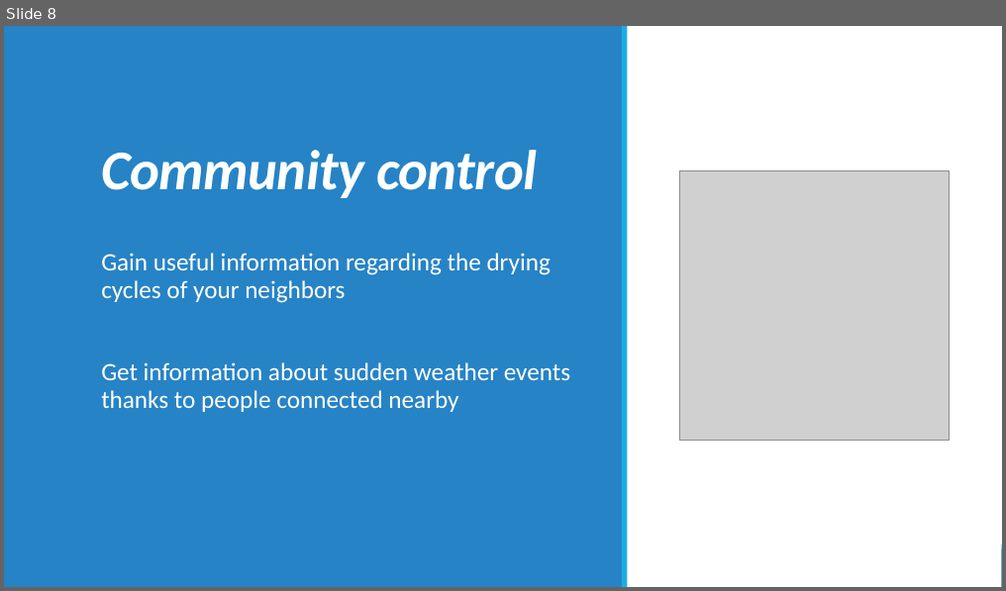
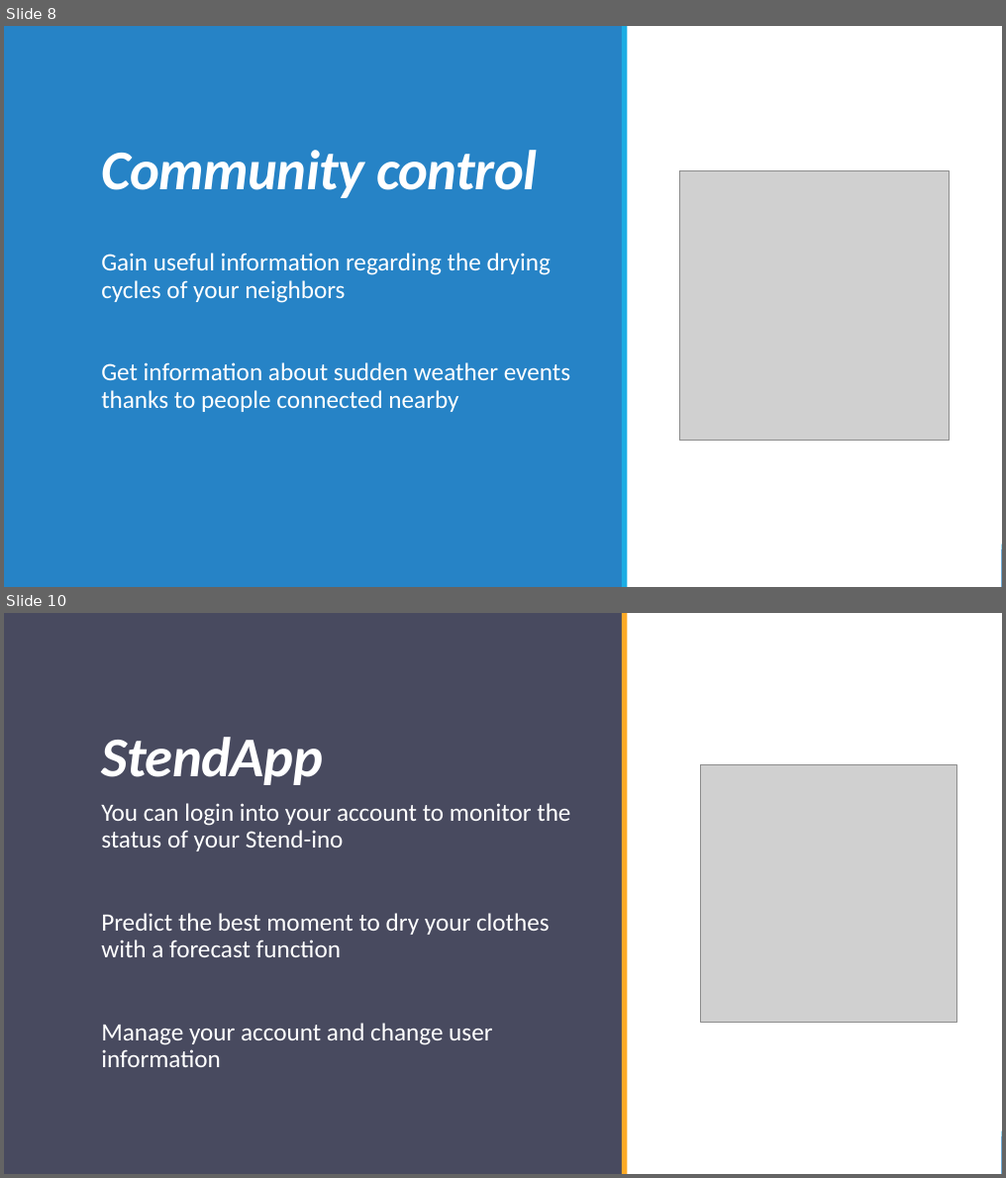
Before and after one commit to sarapeddy/drying-rack-smart, a slide deck: SMART STENDINO.pptx. Shown one above the other, each under a label of ours: slide 8 before the commit, slides 8 and 10 after it; the slides between them are not shown. The pictures are 1006x591 and 1006x1178 pixels, drawn with LibreOffice and Linux fonts; fonts in the diff are those of the drawing; grey boxes stand for pictures. Boxes give left, top, right and bottom in pixels: in the first picture for what was removed or moved away, otherwise in the second. Text is boxed around its words. In the diff, an @@ line names an element or a change of style, - is before the commit and + after.

```diff
--- a/SMART STENDINO.pptx
+++ b/SMART STENDINO.pptx
@@ slide 10 added at (4, 613, 1002, 1174), background #FFFFFF; not listed: 2 template elements that a slide beside it also shows @@
@@ rectangle added at (4, 613, 1002, 1174), fill #FFFFFF @@
@@ rectangle added at (4, 613, 622, 1174), fill #484A5F @@
@@ rectangle added at (622, 613, 627, 1174), fill #FDAB27 @@
@@ title added at (101, 737, 323, 785), 54 pt, text #FFFFFF, bold, italic @@
+StendApp
@@ picture added at (700, 765, 957, 1023) @@
@@ text added at (101, 803, 570, 1067), 24 pt, text #FFFFFF @@
+  You can login into your account to monitor the status of your Stend-ino
+  Predict the best moment to dry your clothes with a forecast function
+  Manage your account and change user information
```
Also in this commit, not shown: 6 slides changed, 7 other slides added, 3 slides removed.
